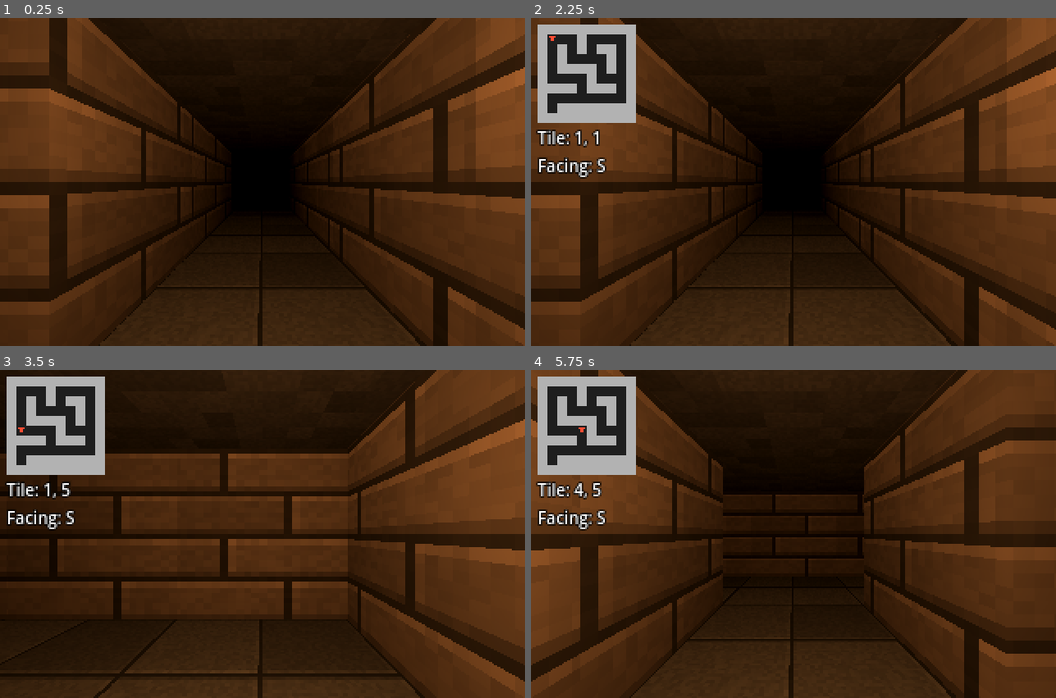
Above: before the commit, frames 1-4 (two rows, left to right).
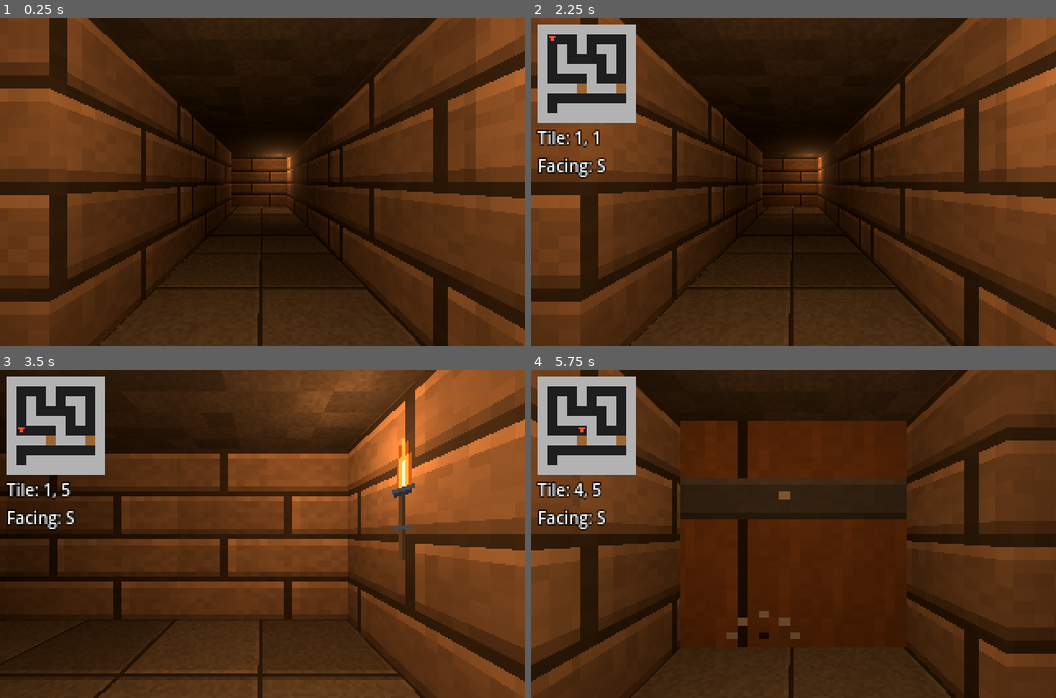
Above: after the commit, the same moments.

Repository: XrNrX/eye-of-bell
Game: Godot game, scene res://scenes/main.tscn
Two runs of this game, one before a commit and one after it. Both use one fixed random seed, a clock stepped at 60 frames per second and the inputs below.
Inputs:
- Up to frame 1 (0.25 s): no input
- Up to frame 2 (2.25 s): tap Enter at 0.5, 2 s; hold D 0.53-1.28 s; hold F 0.53-1.28 s; tap Space at 1.25 s; hold S 1.28-2.03 s; tap F at 1.35 s; hold D from 2.03 s (still down); hold F from 2.03 s (still down); tap Tab at 2.1 s
- Up to frame 3 (3.5 s): tap Space at 2.75 s; release D at 2.78 s; release F at 2.78 s; hold W from 2.78 s (still down); tap Q at 2.85 s; tap F at 3.05 s
- Up to frame 4 (5.75 s): release W at 3.53 s; hold E 3.53-4.28 s; hold A 3.53-5.03 s; tap F at 3.8, 4.35 s; tap Enter at 5 s; hold S from 5.03 s (still down); hold F from 5.03 s (still down)

The runs differ from the first frame. In frame 1, 3.3% of the frame differs, in the area x 42-59%, y 37-62%; in frame 2, 3.1%; in frame 3, 36%, in the area x 8-100%, y 0-100%; in frame 4, 20%.

Commit message:
Add openable doors and animated wall torches
Map value 2 is a door: it blocks movement until opened with F, then slides
up into the ceiling. Wall torches are 4-frame sprites with flickering
lights, placed from DungeonMap.TORCHES. Door texture and torch sheet are
generated by tools/make_textures.py.

Co-Authored-By: Claude Sonnet 5.5 <noreply@anthropic.com>

Diff:
--- a/scripts/dungeon_builder.gd
+++ b/scripts/dungeon_builder.gd
@@ -1,20 +1,42 @@
 extends Node3D
 ## Builds the 3D dungeon from DungeonMap.MAP using placeholder meshes:
-## a cube per wall cell, and a floor + ceiling plane per floor cell.
+## a cube per wall cell, a floor + ceiling plane per floor cell, a sliding
+## panel per door cell, and a sprite + light per wall torch.
 
 const DungeonMap := preload("res://scripts/dungeon_map.gd")
+const TorchLight := preload("res://scripts/torch.gd")
 
-# Textures are generated by tools/make_textures.py (or replace with your own art).
+# Art is generated by tools/make_textures.py (or replace with your own).
 # If a texture is missing, the flat colour is used instead.
 const WALL_TEXTURE := "res://art/tiles/wall.png"
 const FLOOR_TEXTURE := "res://art/tiles/floor.png"
 const CEILING_TEXTURE := "res://art/tiles/ceiling.png"
+const DOOR_TEXTURE := "res://art/tiles/door.png"
+const TORCH_SHEET := "res://art/sprites/torch.png"  # 4 frames of 16x32, side by side.
 const WALL_COLOR := Color(0.45, 0.40, 0.35)
 const FLOOR_COLOR := Color(0.28, 0.25, 0.22)
 const CEILING_COLOR := Color(0.20, 0.18, 0.17)
+const DOOR_COLOR := Color(0.40, 0.26, 0.14)
+
+const DOOR_THICKNESS := 0.2
+const DOOR_OPEN_TIME := 0.6
+const TORCH_PIXEL_SIZE := 0.03  # World units per sprite pixel.
+const TORCH_HEIGHT := 1.3
+const TORCH_ENERGY := 0.9
+
+# Grid direction (x, z) per wall side; same order as DungeonMap.TORCHES / player.gd.
+const SIDE_DIRS: Array[Vector2i] = [
+	Vector2i(0, -1), Vector2i(-1, 0), Vector2i(0, 1), Vector2i(1, 0),
+]
+
+var doors := {}     # Vector2i cell -> door MeshInstance3D
+var opening := {}   # Vector2i cell -> true while a door is sliding open
 
 
 func _ready() -> void:
+	add_to_group("dungeon")  # Lets the player find us (see player.gd _interact).
+	DungeonMap.open_doors.clear()
+
 	var s := DungeonMap.TILE_SIZE
 	var h := DungeonMap.WALL_HEIGHT
 
@@ -31,24 +53,95 @@
 	ceiling_mesh.size = Vector2(s, s)
 	ceiling_mesh.material = _make_material(CEILING_COLOR, CEILING_TEXTURE)
 
+	var door_mesh := BoxMesh.new()
+	door_mesh.size = Vector3(s, h, DOOR_THICKNESS)
+	door_mesh.material = _make_material(DOOR_COLOR, DOOR_TEXTURE)
+
 	for z in DungeonMap.MAP.size():
 		for x in DungeonMap.MAP[z].size():
 			var cell := Vector2i(x, z)
 			var pos := DungeonMap.cell_to_world(cell)
 			if DungeonMap.is_wall(cell):
 				_add_mesh(wall_mesh, pos + Vector3(0, h / 2.0, 0))
-			else:
-				_add_mesh(floor_mesh, pos)
-				# Flip the plane upside down so its face points down at the player.
-				_add_mesh(ceiling_mesh, pos + Vector3(0, h, 0), Vector3(PI, 0, 0))
+				continue
+			# Everything that isn't a wall (floor and doors) gets a floor and ceiling.
+			_add_mesh(floor_mesh, pos)
+			# Flip the plane upside down so its face points down at the player.
+			_add_mesh(ceiling_mesh, pos + Vector3(0, h, 0), Vector3(PI, 0, 0))
+			if DungeonMap.is_door(cell):
+				_add_door(door_mesh, cell, pos + Vector3(0, h / 2.0, 0))
+
+	for torch in DungeonMap.TORCHES:
+		_add_torch(Vector2i(torch.x, torch.y), torch.z)
 
 
-func _add_mesh(mesh: Mesh, pos: Vector3, rot := Vector3.ZERO) -> void:
+## Slide a door up into the ceiling. Called by the player via the "dungeon" group.
+func open_door(cell: Vector2i) -> void:
+	if not doors.has(cell) or opening.has(cell) or DungeonMap.open_doors.has(cell):
+		return
+	opening[cell] = true
+	var door: MeshInstance3D = doors[cell]
+	var tween := create_tween()
+	tween.tween_property(door, "position:y", door.position.y + DungeonMap.WALL_HEIGHT, DOOR_OPEN_TIME)
+	# Only become walkable once the panel is out of the way.
+	tween.tween_callback(func(): DungeonMap.open_doors[cell] = true)
+
+
+func _add_door(mesh: Mesh, cell: Vector2i, pos: Vector3) -> void:
+	# The panel fills the gap between two side walls: if walls sit east and west of
+	# the cell the corridor runs north-south and the panel spans X; otherwise turn it.
+	var spans_x := DungeonMap.is_wall(cell + Vector2i(1, 0)) and DungeonMap.is_wall(cell + Vector2i(-1, 0))
+	doors[cell] = _add_mesh(mesh, pos, Vector3(0, 0.0 if spans_x else PI / 2.0, 0))
+
+
+## Hang an animated torch sprite (plus a flickering light) on one wall of a cell.
+func _add_torch(cell: Vector2i, side: int) -> void:
+	var dir := Vector3(SIDE_DIRS[side].x, 0, SIDE_DIRS[side].y)
+	var wall_pos := DungeonMap.cell_to_world(cell) + dir * (DungeonMap.TILE_SIZE / 2.0 - 0.02)
+	wall_pos.y = TORCH_HEIGHT
+
+	var sprite := AnimatedSprite3D.new()
+	sprite.sprite_frames = _make_torch_frames()
+	sprite.pixel_size = TORCH_PIXEL_SIZE
+	sprite.texture_filter = BaseMaterial3D.TEXTURE_FILTER_NEAREST
+	sprite.shaded = false                               # Glows regardless of lights.
+	sprite.alpha_cut = SpriteBase3D.ALPHA_CUT_DISCARD   # Hard pixel edges, no sorting issues.
+	sprite.position = wall_pos
+	sprite.rotation.y = atan2(-dir.x, -dir.z)           # Face into the room (sprite front is +Z).
+	add_child(sprite)
+	sprite.play("default")
+
+	var light := OmniLight3D.new()
+	light.set_script(TorchLight)
+	light.base_energy = TORCH_ENERGY
+	light.light_color = Color(1.0, 0.65, 0.35)
+	light.omni_range = 5.0
+	light.omni_attenuation = 1.5
+	light.position = wall_pos - dir * 0.4 + Vector3(0, 0.3, 0)
+	add_child(light)
+
+
+## Cut the 4-frame sprite sheet into an animation. Returns an empty set if missing.
+func _make_torch_frames() -> SpriteFrames:
+	var frames := SpriteFrames.new()  # Comes with an animation called "default".
+	frames.set_animation_speed("default", 8.0)
+	if ResourceLoader.exists(TORCH_SHEET):
+		var sheet: Texture2D = load(TORCH_SHEET)
+		for i in 4:
+			var frame := AtlasTexture.new()
+			frame.atlas = sheet
+			frame.region = Rect2(i * 16, 0, 16, 32)
+			frames.add_frame("default", frame)
+	return frames
+
+
+func _add_mesh(mesh: Mesh, pos: Vector3, rot := Vector3.ZERO) -> MeshInstance3D:
 	var instance := MeshInstance3D.new()
 	instance.mesh = mesh
 	instance.position = pos
 	instance.rotation = rot
 	add_child(instance)
+	return instance
 
 
 ## Material with nearest filtering. Uses the texture if it exists, else a flat colour.
--- a/scripts/dungeon_map.gd
+++ b/scripts/dungeon_map.gd
@@ -1,5 +1,6 @@
 extends RefCounted
-## The level data (used via preload, see dungeon_builder.gd / player.gd). Edit MAP below like a text file: 1 = wall, 0 = floor.
+## The level data (used via preload, see dungeon_builder.gd / player.gd).
+## Edit MAP below like a text file: 1 = wall, 0 = floor, 2 = door (starts closed).
 ## Row index is Z (north at top), column index is X.
 
 const TILE_SIZE := 2.0   # World units per grid tile.
@@ -12,7 +13,7 @@
 	[1, 0, 1, 0, 0, 0, 0, 1, 0, 1],
 	[1, 0, 1, 1, 1, 1, 0, 1, 0, 1],
 	[1, 0, 0, 0, 0, 1, 0, 0, 0, 1],
-	[1, 1, 1, 1, 0, 1, 1, 1, 0, 1],
+	[1, 1, 1, 1, 2, 1, 1, 1, 2, 1],
 	[1, 0, 0, 0, 0, 0, 0, 0, 0, 1],
 	[1, 0, 1, 1, 1, 1, 1, 1, 1, 1],
 	[1, 1, 1, 1, 1, 1, 1, 1, 1, 1],
@@ -20,6 +21,32 @@
 
 const START_TILE := Vector2i(1, 1)  # (x, z) grid cell the player spawns in.
 const START_FACING := 2             # 0 = north (-Z), 1 = west, 2 = south, 3 = east.
+
+
+# Wall torches as Vector3i(x, z, side): the floor cell they light, and which of
+# its walls they hang on (0 = north, 1 = west, 2 = south, 3 = east).
+const TORCHES: Array[Vector3i] = [
+	Vector3i(1, 1, 0),
+	Vector3i(5, 1, 0),
+	Vector3i(1, 5, 1),
+	Vector3i(3, 7, 2),
+	Vector3i(8, 7, 2),
+]
+
+## Doors that have finished opening (cell -> true). Reset by dungeon_builder.gd.
+static var open_doors := {}
+
+
+## True if the cell is a door (open or closed).
+static func is_door(cell: Vector2i) -> bool:
+	if cell.y < 0 or cell.y >= MAP.size() or cell.x < 0 or cell.x >= MAP[cell.y].size():
+		return false
+	return MAP[cell.y][cell.x] == 2
+
+
+## True if the player can't walk into the cell: a wall or a door that isn't open yet.
+static func is_blocked(cell: Vector2i) -> bool:
+	return is_wall(cell) or (is_door(cell) and not open_doors.has(cell))
 
 
 ## True if the cell is a wall. Anything outside the map counts as wall.
--- a/scripts/minimap.gd
+++ b/scripts/minimap.gd
@@ -6,6 +6,7 @@
 const CELL_PX := 6  # Size of one map cell on screen, in internal-resolution pixels.
 const WALL_COLOR := Color(0.7, 0.7, 0.7)
 const FLOOR_COLOR := Color(0.12, 0.12, 0.12)
+const DOOR_COLOR := Color(0.6, 0.4, 0.2)
 const PLAYER_COLOR := Color(1.0, 0.3, 0.2)
 
 var player: Node3D  # Assigned by debug_overlay.gd.
@@ -20,7 +21,11 @@
 func _draw() -> void:
 	for z in DungeonMap.MAP.size():
 		for x in DungeonMap.MAP[z].size():
-			var color := WALL_COLOR if DungeonMap.MAP[z][x] == 1 else FLOOR_COLOR
+			var color := FLOOR_COLOR
+			if DungeonMap.MAP[z][x] == 1:
+				color = WALL_COLOR
+			elif DungeonMap.is_door(Vector2i(x, z)):
+				color = DOOR_COLOR if not DungeonMap.open_doors.has(Vector2i(x, z)) else FLOOR_COLOR
 			draw_rect(Rect2(Vector2(x, z) * CELL_PX, Vector2.ONE * CELL_PX), color)
 
 	if player == null:
--- a/scripts/player.gd
+++ b/scripts/player.gd
@@ -1,6 +1,6 @@
 extends Node3D
 ## Grid-based first-person movement.
-## W/S = forward/back, A/D = strafe, Q/E = turn 90 degrees.
+## W/S = forward/back, A/D = strafe, Q/E = turn 90 degrees, F = open door.
 ## Every action is tweened; input is ignored while a tween is running.
 
 const DungeonMap := preload("res://scripts/dungeon_map.gd")
@@ -42,6 +42,8 @@
 		_try_move(DIRS[(facing + 1) % 4])  # Left of facing.
 	elif Input.is_physical_key_pressed(KEY_D):
 		_try_move(DIRS[(facing + 3) % 4])  # Right of facing.
+	elif Input.is_physical_key_pressed(KEY_F):
+		_interact()
 	elif Input.is_physical_key_pressed(KEY_Q):
 		_turn(1)
 	elif Input.is_physical_key_pressed(KEY_E):
@@ -51,11 +53,19 @@
 ## Step one tile in grid direction `dir`, unless a wall is in the way.
 func _try_move(dir: Vector2i) -> void:
 	var target := cell + dir
-	if DungeonMap.is_wall(target):
+	if DungeonMap.is_blocked(target):  # Walls and closed doors.
 		return
 	cell = target
 	tween = create_tween()
 	tween.tween_property(self, "position", DungeonMap.cell_to_world(cell), MOVE_TIME)
+
+
+## F: open the door on the tile in front of us. The dungeon (group "dungeon")
+## owns the door nodes, so we just ask it.
+func _interact() -> void:
+	var front := cell + DIRS[facing]
+	if DungeonMap.is_door(front) and not DungeonMap.open_doors.has(front):
+		get_tree().call_group("dungeon", "open_door", front)
 
 
 ## Turn 90 degrees: +1 = left (counter-clockwise), -1 = right.
--- a/scripts/torch.gd
+++ b/scripts/torch.gd
@@ -1,8 +1,8 @@
 extends OmniLight3D
-## Warm torch light with a subtle flicker. It follows the player simply by
-## being a child of the Player node.
+## Warm torch light with a subtle flicker. Used both for the player's torch
+## (a child of the Player node, so it follows them) and for wall torches.
 
-const BASE_ENERGY := 1.6
+@export var base_energy := 1.6
 const FLICKER := 0.15  # Fraction of energy the flicker can add/remove.
 
 var time := randf() * 100.0
@@ -12,4 +12,4 @@
 	time += delta
 	# Two out-of-phase sine waves give an irregular flicker without randomness.
 	var wobble := sin(time * 11.0) * 0.6 + sin(time * 23.0) * 0.4
-	light_energy = BASE_ENERGY * (1.0 + wobble * FLICKER)
+	light_energy = base_energy * (1.0 + wobble * FLICKER)
Binary file added: art/sprites/torch.png
Not shown, added: art/sprites/torch.png.import
Binary file added: art/tiles/door.png
Not shown, added: art/tiles/door.png.import
